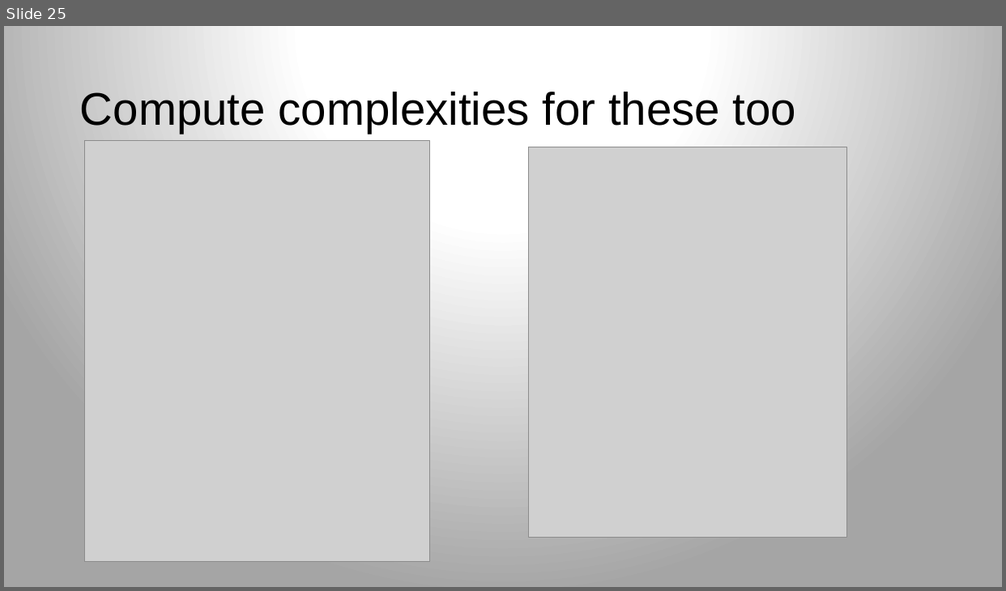
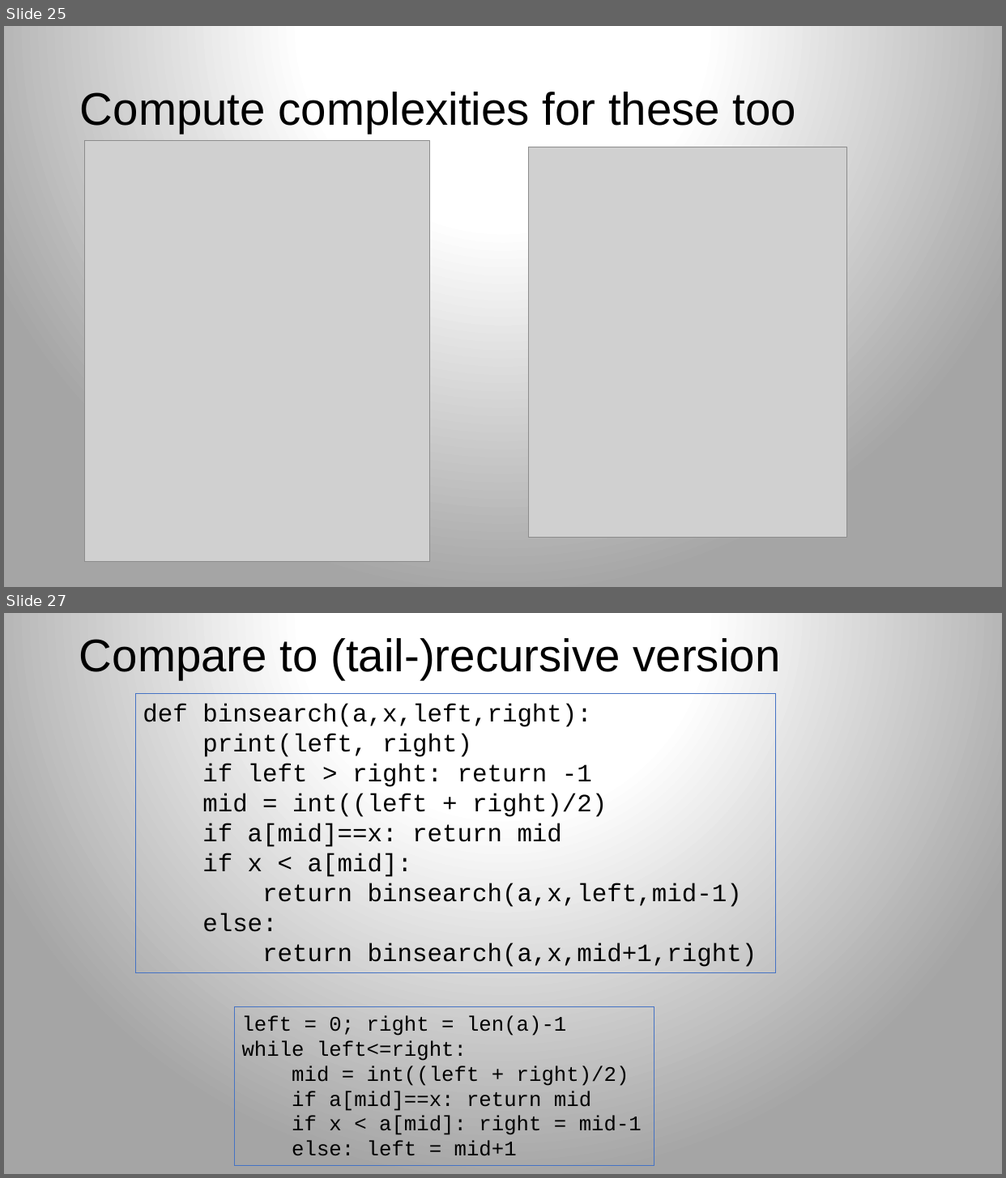
Before and after one commit to parrt/msds689, a slide deck: notes/complexity.pptx. Shown one above the other, each under a label of ours: slide 25 before the commit, slides 25 and 27 after it; the slides between them are not shown. The pictures are 1006x591 and 1006x1178 pixels, drawn with LibreOffice and Linux fonts; fonts in the diff are those of the drawing; grey boxes stand for pictures; background and template pictures are left out. Boxes give left, top, right and bottom in pixels: in the first picture for what was removed or moved away, otherwise in the second. Text is boxed around its words. In the diff, an @@ line names an element or a change of style, - is before the commit and + after.

```diff
--- a/notes/complexity.pptx
+++ b/notes/complexity.pptx
@@ slide 27 added at (x1=4, y1=613, x2=1002, y2=1174), background gradient #FFFFFF to #A5A5A5 @@
@@ title added at (x1=79, y1=638, x2=781, y2=680), 44 pt, text #000000 @@
+Compare to (tail-)recursive version
@@ rectangle added at (x1=136, y1=694, x2=777, y2=973), outline #4472C4 0.75 pt, 24 pt, text #000000 @@
+def binsearch(a,x,left,right):
+print(left, right)
+if left > right: return -1
+mid = int((left + right)/2)
+if a[mid]==x: return mid
+if x < a[mid]:
+return binsearch(a,x,left,mid-1)
+else:
+return binsearch(a,x,mid+1,right)
@@ rectangle added at (x1=235, y1=1007, x2=654, y2=1166), outline #4472C4 0.75 pt, 20 pt, text #000000 @@
+left = 0; right = len(a)-1
+while left<=right:
+mid = int((left + right)/2)
+if a[mid]==x: return mid
+if x < a[mid]: right = mid-1
+else: left = mid+1
```
Also in this commit, not shown: 4 slides changed, 7 other files.
